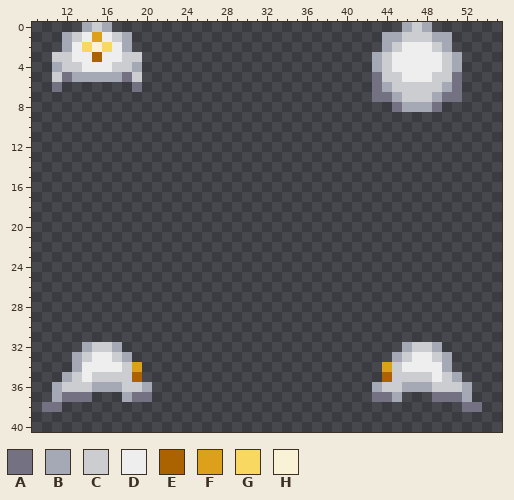
Two states of a pixel-art sprite, Resources/Textures/SS220/Clothing/Head/Hats/pith_helmet.rsi/equipped-HELMET.png. This is how it looked before the edit.
The file is 64x64 pixels. Shown: x 9..55, y 0..40.
Palette (. is transparent): A #747182  B #a5a9b6  C #cbcdd1  D #eeeeee  E #aa6300  F #dca01b  G #f8d860  H #faf2d6
Pixels before, first column x 10:
 0 ....BCB.............................BCB.....
 1 ..BCDFDCB.........................BBCCCBB...
 2 ..BDGHGDB.........................BCDDDCB...
 3 .CCDDEDDCC.......................BCDDDDDCB..
 4 .BCCDDDCCB.......................BCDDDDDCB..
 5 .CABBBBBAC.......................ACCDDDCCA..
 6 .A.......A.......................ABCCCCCBA..
 7 .................................AABCCCBAA..
 8 ...................................ABBBA....
 9 ............................................
10 ............................................
11 ............................................
12 ............................................
13 ............................................
14 ............................................
15 ............................................
16 ............................................
17 ............................................
18 ............................................
19 ............................................
20 ............................................
21 ............................................
22 ............................................
23 ............................................
24 ............................................
25 ............................................
26 ............................................
27 ............................................
28 ............................................
29 ............................................
30 ............................................
31 ............................................
32 ....BCCB............................BCCB....
33 ...BCDDCB..........................BCDDCB...
34 ...BDDDDCF........................FCDDDDB...
35 ..BCDCCCCE........................ECCCCDCB..
36 .BCCCBBBCCB......................BCCBBBCCCB.
37 .BAAA...BAA......................AAB...AAAB.
38 AA........................................AA
After:
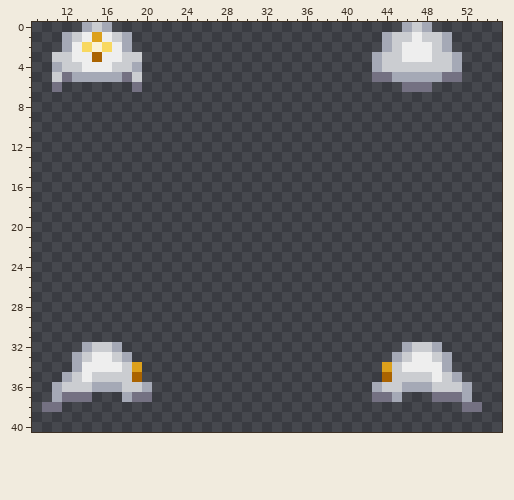
Difference:
The author changed colour C to colour A in row 5 at x 44 and 50; in row 6 at x 46 to 48.
The author changed colour C to colour B in row 5 at x 45 and 49.
The author changed colour D to colour B in row 5 at x 46 to 48.
The author changed colour B to colour C in row 1 at x 45 and 49.
The author changed colour D to colour C in row 3 at x 45 and 49; in row 4 at x 45 to 49.
The author changed colour C to colour D in row 1 at x 47.
The edit erases colour A in row 6 at x 43 and 51; in row 7 at x 43 to 44 and 50 to 51; in row 8 at x 45 and 49.
The edit erases colour B in row 6 at x 44 and 50; in row 7 at x 45 and 49; in row 8 at x 46 to 48.
The edit erases colour C in row 6 at x 45 and 49; in row 7 at x 46 to 48.
